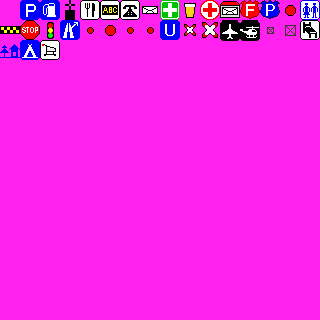
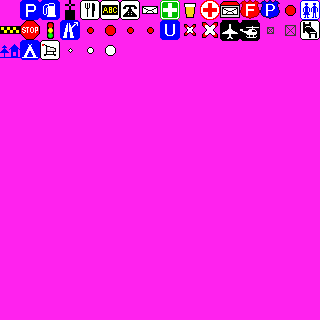
Comparing the layer stacks of the two w=320, h=320 images. Changes:
painted on "POI00" over [68, 45, 116, 56]
